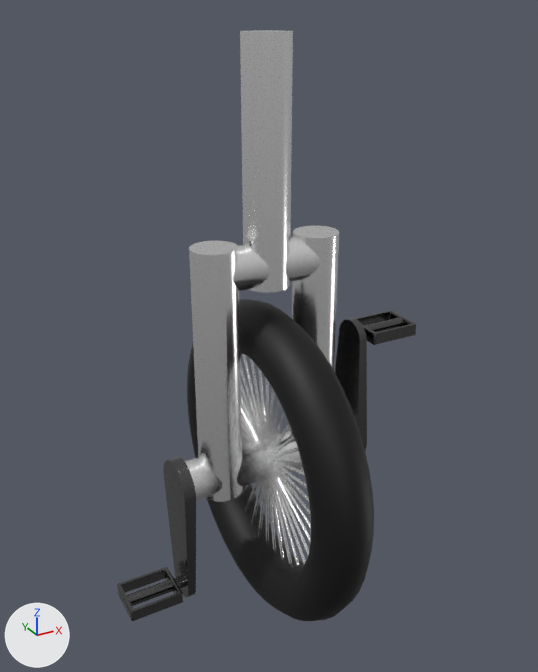
Renders of the glTF model assets/models/player_model.glb from each side of a commit.
One viewpoint serves both versions: a camera (50 mm lens) standing at (-2.27, -4.15, 3.06) and looking at (0.05, 0.06, 0.96). Every picture has the same lights, and +X, +Y and +Z are marked at lower left. Where no turn or scale is listed for an object, it has been applied to the vertices. Vertices at the same position are counted once.

The older version as bpy lines, for what is in view:
```python
ob_cylinder = bpy.data.objects.new('Cylinder', me_cylinder_006)
ob_cylinder.location = (-0.702, 0.0, -0.38)
ob_cylinder_001 = bpy.data.objects.new('Cylinder.001', me_cylinder_008)
ob_cylinder_001.location = (0.725, 0.0, 0.374)
ob_hub = bpy.data.objects.new('hub', me_cylinder_001)
ob_hub.location = (0.0, 0.0, 0.0)
ob_pedal_foot = bpy.data.objects.new('pedal_foot', me_cylinder_007)
ob_pedal_foot.location = (-0.933, 0.0, -0.86)
ob_pedal_foot.rotation_euler = (-3.142, -1.571, 0.0)  # degrees (-180, -90, 0)
ob_pedal_foot.scale = (-0.0435, -0.0435, -0.224)
ob_pedal_foot_001 = bpy.data.objects.new('pedal_foot.001', me_cylinder_009)
ob_pedal_foot_001.location = (0.956, 0.0, 0.854)
ob_pedal_foot_001.rotation_euler = (3.142, 1.571, 0.0)  # degrees (180, 90, 0)
ob_pedal_foot_001.scale = (-0.0435, -0.0435, -0.224)
ob_spokes = bpy.data.objects.new('spokes', me_cylinder_005)
ob_spokes.location = (0.0, 0.0, 0.0)
ob_wheel = bpy.data.objects.new('wheel', me_torus)
ob_wheel.location = (0.0, 0.0, 0.0)
# also in view: 'fork' at (0.0, 0.0, 0.77); 'seat_pole' at (0.0, 0.0, 2.16)
```
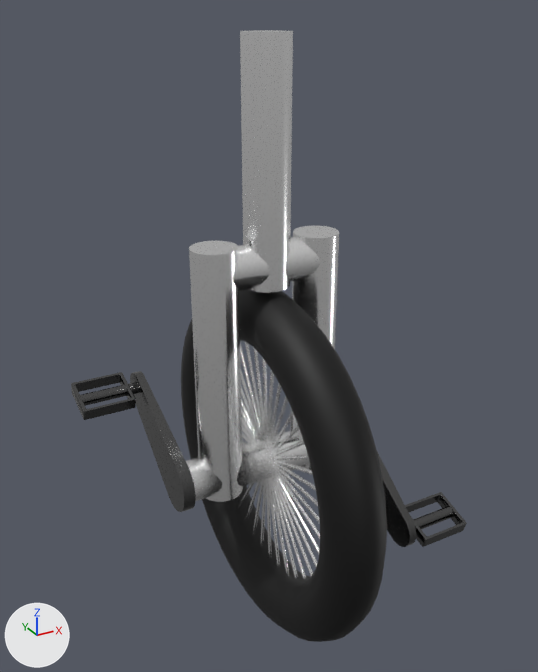
Where the newer file only moved an object's origin or applied its transform, the numbers keep the older frame.

Location of each change, [x1, y1, x2, y2] in pixels of the pictures (538 x 672 px):
'wheel', reshaped (10% wider, 9% taller)
    before: [187, 299, 374, 621]
    after: [181, 290, 387, 642]
'spokes', turned, rescaled
    before: [238, 354, 311, 565]
    after: [238, 342, 320, 579]
'pedal_shafts', added
    after: [130, 371, 416, 547]
'pedal_foot', turned, rescaled, moved
    before: [117, 567, 183, 621]
    after: [71, 372, 137, 420]
'Cylinder', deleted
    before: [163, 457, 196, 598]
'pedal_foot.001', turned, rescaled, moved
    before: [355, 310, 416, 345]
    after: [405, 492, 467, 547]
'Cylinder.001', deleted
    before: [335, 318, 367, 450]

Edits to the bpy script that builds the scene:
```text
Change me_torus:
    where me_torus.from_pydata(...)  # 576 vertices, 1152 faces; spans x -0.2..0.2, y -1.2..1.2, z -1.2..1.2
    used by ob_wheel; location = (0.0, 0.0, 0.0)
    me_torus part 1: the whole mesh is multiplied about its middle by the matrix ((1.0, 0.0, 0.0), (0.0, -0.97, 0.56), (0.0, -0.56, -0.97))
Add me_cylinder_006_1:
    me_cylinder_006_1.from_pydata(...)  # 128 vertices, 248 faces; spans x -0.74..0.77, y -0.2..0.2, z -0.97..0.97
    me_cylinder_006_1.materials.append(mat_black_metal)  # dark grey #636363
Change ob_spokes:
    ob_spokes.rotation_euler: (0.0, 0.0, 0.0) -> (0.262, 0.0, 0.0)  # degrees (0, 0, 0) -> degrees (15, 0, 0)
    ob_spokes.scale: (1.0, 1.0, 1.0) -> (1.0, 1.12, 1.12)
Remove ob_cylinder:
    ob_cylinder = bpy.data.objects.new('Cylinder', me_cylinder_006)
    ob_cylinder.location = (-0.702, 0.0, -0.38)
Change ob_pedal_foot:
    add ob_pedal_foot.parent = ob_pedal_shafts
    ob_pedal_foot.rotation_euler: (-3.142, -1.571, 0.0) -> (-1.571, -0.227, -1.571)  # degrees (-180, -90, 0) -> degrees (-90, -13, -90)
Remove ob_cylinder_001:
    ob_cylinder_001 = bpy.data.objects.new('Cylinder.001', me_cylinder_008)
    ob_cylinder_001.location = (0.725, 0.0, 0.374)
Change ob_pedal_foot_001:
    add ob_pedal_foot_001.parent = ob_pedal_shafts
    ob_pedal_foot_001.rotation_euler: (3.142, 1.571, 0.0) -> (-1.571, 0.227, 1.571)  # degrees (180, 90, 0) -> degrees (-90, 13, 90)
Add ob_pedal_shafts:
    ob_pedal_shafts = bpy.data.objects.new('pedal_shafts', me_cylinder_006_1)
    ob_pedal_shafts.parent = ob_spokes
    ob_pedal_shafts.location = (0.0, 0.0, 0.0)
    ob_pedal_shafts.rotation_euler = (1.833, 0.0, 0.0)  # degrees (105, 0, 0)
    ob_pedal_shafts.scale = (1.0, 0.893, 0.893)
```
